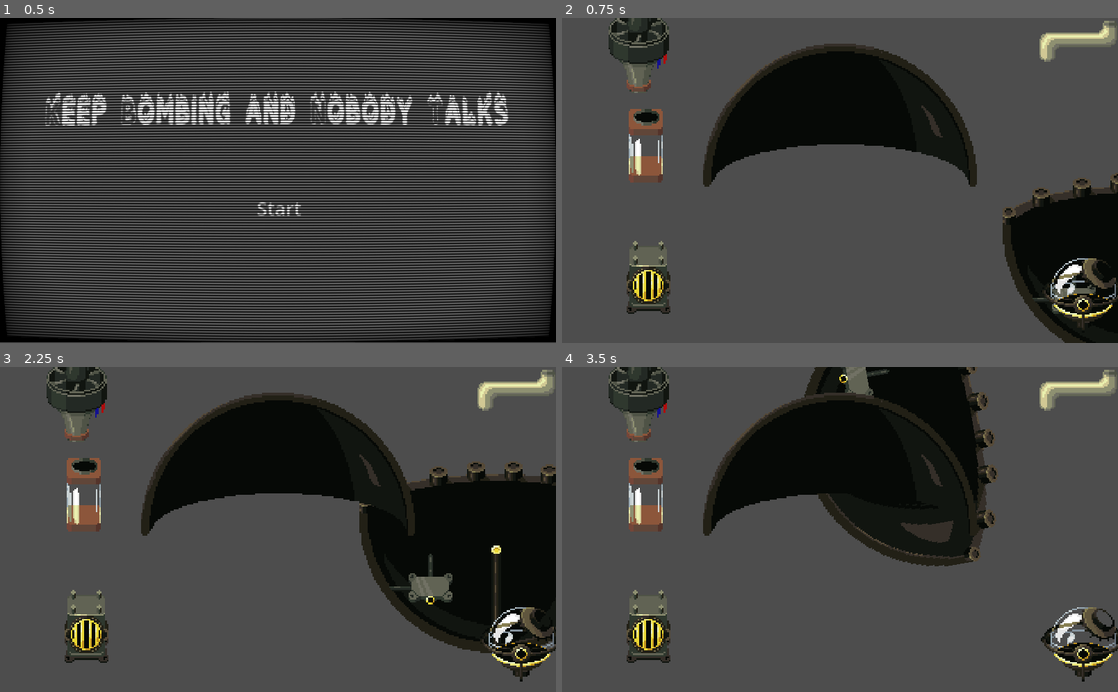
Above: before the commit, frames 1-4 (two rows, left to right).
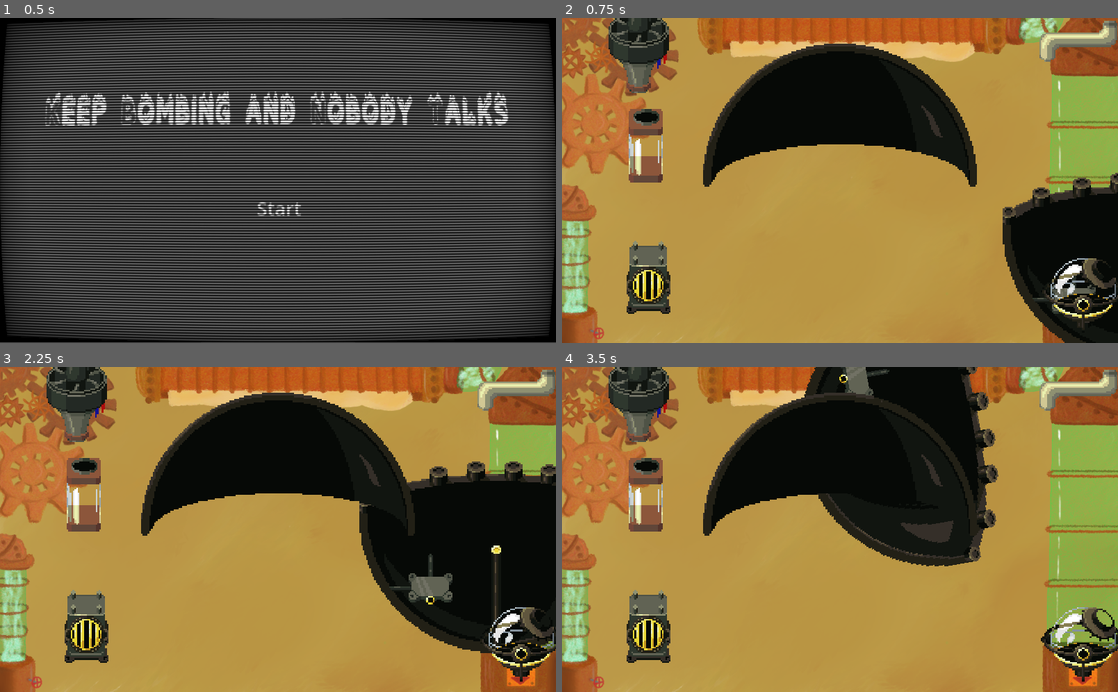
Above: after the commit, the same moments.

Repository: MarianPoirot/Gamejam-construire
Game: Godot game, scene res://Scenes/World/Opening.tscn
Same seed, same stepped clock (60 frames per second), same inputs: the game is played once before the commit and once after it.
Inputs (mouse positions are in pixels of both pictures, inside the frame that each line leads up to):
- Up to frame 1 (0.5 s): no input
- Up to frame 2 (0.75 s): click "Start" at 0.5 s
- Up to frame 3 (2.25 s): tap Enter at 1.25 s; drag from (278, 461) to (461, 643) at 1.27 s; tap Space (start) at 2 s; drag from (522, 643) to (278, 461) at 2.02 s
- Up to frame 4 (3.5 s): tap Space (start) at 2.75 s; move the mouse to (895, 435) at 2.77 s; press the mouse at (895, 435) at 2.78 s; hold R (rotate_right) from 2.78 s (still down)

Frame 1 is identical in both runs. In frame 2, 74% of the frame differs, in the area x 0-100%, y 0-100%; in frame 3, 65%; in frame 4, 71%.

Commit message:
background added to main

Diff:
--- a/Scenes/Pieces/conduit-vapeur.tscn
+++ b/Scenes/Pieces/conduit-vapeur.tscn
@@ -8,6 +8,7 @@
 height = 48.0
 
 [node name="ConduitVapeur" instance=ExtResource("1_yka70")]
+texture_filter = 1
 id = 5
 
 [node name="DragDropCollision" parent="." index="0"]
--- a/Scenes/Pieces/coque_supérieure.tscn
+++ b/Scenes/Pieces/coque_supérieure.tscn
@@ -37,6 +37,6 @@
 
 [node name="ancre_turbine" parent="recepteurAncre" index="3" instance=ExtResource("3_msov2")]
 texture_filter = 1
-position = Vector2(0, -26)
+position = Vector2(-1, -26)
 id = 20
 disable = false
--- a/Scenes/Pieces/turbine.tscn
+++ b/Scenes/Pieces/turbine.tscn
@@ -9,6 +9,7 @@
 height = 54.0
 
 [node name="Turbine" instance=ExtResource("1_sr1o7")]
+texture_filter = 1
 id = 20
 
 [node name="DragDropCollision" parent="." index="0"]
--- a/Scenes/World/Main.tscn
+++ b/Scenes/World/Main.tscn
@@ -1,16 +1,21 @@
-[gd_scene load_steps=9 format=3 uid="uid://b3wbxtbbacebh"]
+[gd_scene load_steps=10 format=3 uid="uid://b3wbxtbbacebh"]
 
 [ext_resource type="Script" path="res://Scripts/World/Main.gd" id="1_vn17v"]
+[ext_resource type="Texture2D" uid="uid://s8t8nfhx3gns" path="res://Assets/Sprites/Background.png" id="2_kno67"]
 [ext_resource type="PackedScene" uid="uid://bdjiu0hjvnp10" path="res://Scenes/Pieces/ballon.tscn" id="2_y7w6m"]
 [ext_resource type="PackedScene" uid="uid://nulgtes263rk" path="res://Scenes/Pieces/coque_inférieure.tscn" id="3_k3jia"]
 [ext_resource type="PackedScene" uid="uid://ksyhx6uwk1rr" path="res://Scenes/Pieces/coque_supérieure.tscn" id="4_ccyxp"]
 [ext_resource type="PackedScene" uid="uid://buyqii003lxp7" path="res://Scenes/Pieces/conduit-vapeur.tscn" id="6_bnl4o"]
-[ext_resource type="PackedScene" uid="uid://b7g4do0pyfl23" path="res://Scenes/Pieces/reservoir.tscn" id="6_g1jcb"]
+[ext_resource type="PackedScene" path="res://Scenes/Pieces/reservoir.tscn" id="6_g1jcb"]
 [ext_resource type="PackedScene" uid="uid://b2dfvrvgwbnae" path="res://Scenes/Pieces/chaudiere.tscn" id="6_ncykg"]
 [ext_resource type="PackedScene" uid="uid://dx4bvefdrh8sf" path="res://Scenes/Pieces/turbine.tscn" id="7_pxymf"]
 
 [node name="Main" type="Node2D"]
 script = ExtResource("1_vn17v")
+
+[node name="Sprite2D" type="Sprite2D" parent="."]
+position = Vector2(512, 300)
+texture = ExtResource("2_kno67")
 
 [node name="Coque_inf" parent="." instance=ExtResource("3_k3jia")]
 position = Vector2(1064, 464)
@@ -36,11 +41,9 @@
 scale = Vector2(3, 3)
 
 [node name="ConduitVapeur" parent="." instance=ExtResource("6_bnl4o")]
-texture_filter = 1
 position = Vector2(951, 43)
 scale = Vector2(3, 3)
 
 [node name="Turbine" parent="." instance=ExtResource("7_pxymf")]
-texture_filter = 1
 position = Vector2(141, 53)
 scale = Vector2(3, 3)
Not shown, added: Assets/Sprites/Background.png.import
Not shown: 1 places in Scenes/Pieces/coque_supérieure.tscn that only renumber resources
